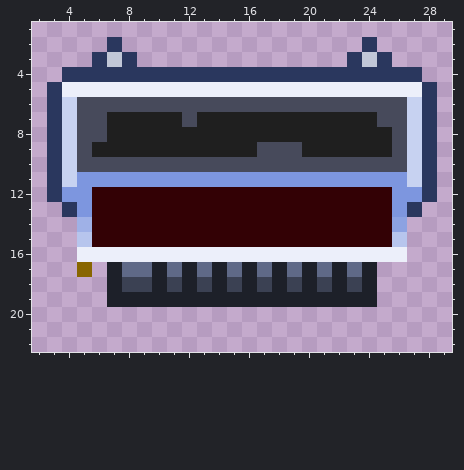
Pixel-art sprite, stored at Resources/Textures/Structures/Wallmounts/air_monitors.rsi/alarm_bitem.png. The picture above is the old version.
The file is 32x32 pixels. Pixels under 10% opacity are left out. Colours within 5 levels of each other are drawn and written as one. Shown: x 2..29, y 1..22.
And afterwards:
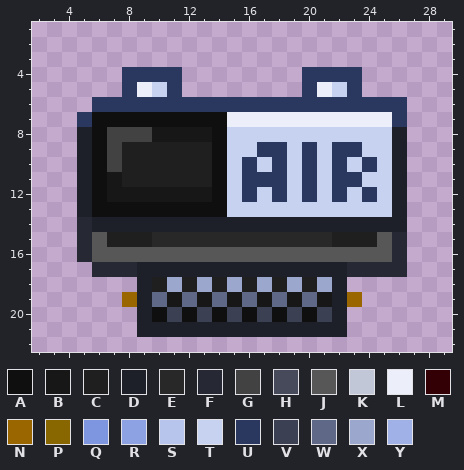
Palette (. is transparent): A #0f0f0f  B #171717  C #1f1f1f  D #1d2029  E #282828  F #262933  G #424242  H #474a5b  J #565756  K #c1c7d7  L #eceffa  M #330105  N #996600  P #886600  Q #7d96df  R #8ca2e2  S #b7c5ed  T #c7d2f1  U #2a375e  V #3b4153  W #5f6987  X #9ba7cc  Y #9fb1e7
Change:
@@ x 2..29 @@
  1 ............................
- 2 .....U................U.....
- 3 ....UKU..............UKU....
- 4 ..UUUUUUUUUUUUUUUUUUUUUUUU..
- 5 .ULLLLLLLLLLLLLLLLLLLLLLLLU.
- 6 .UTHHHHHHHHHHHHHHHHHHHHHHTU.
- 7 .UTHHCCCCCHCCCCCCCCCCCCHHTU.
- 8 .UTHHCCCCCCCCCCCCCCCCCCCHTU.
- 9 .UTHCCCCCCCCCCCHHHCCCCCCHTU.
-10 .UTHHHHHHHHHHHHHHHHHHHHHHTU.
-11 .UTQQQQQQQQQQQQQQQQQQQQQQTU.
-12 .UQQMMMMMMMMMMMMMMMMMMMMQQU.
-13 ..UQMMMMMMMMMMMMMMMMMMMMQU..
-14 ...YMMMMMMMMMMMMMMMMMMMMR...
-15 ...SMMMMMMMMMMMMMMMMMMMMS...
-16 ...LLLLLLLLLLLLLLLLLLLLLL...
-17 ...P.DWWDWDWDWDWDWDWDWD.....
-18 .....DVVDVDVDVDVDVDVDVD.....
-19 .....DDDDDDDDDDDDDDDDDD.....
-20 ............................
-21 ............................
+ 2 ............................
+ 3 ............................
+ 4 ......UUUU........UUUU......
+ 5 ......ULTU........ULTU......
+ 6 ....UUUUUUUUUUUUUUUUUUUUU...
+ 7 ...UAAAAAAAAALLLLLLLLLLLU...
+ 8 ...DAGGGBBBBATTTTTTTTTTTD...
+ 9 ...DAGCCCCCCATTUUTUTUUTTD...
+10 ...DAGCCCCCCATUTUTUTUTUTD...
+11 ...DABCCCCCCATUUUTUTUUTTD...
+12 ...DABBBBBBBATUTUTUTUTUTD...
+13 ...DAAAAAAAAATTTTTTTTTTTD...
+14 ...FDDDDDDDDDDDDDDDDDDDDD...
+15 ...FJCCCEEEEEEEEEEEECCCJF...
+16 ...FJJJJJJJJJJJJJJJJJJJJF...
+17 ....FFFDDDDDDDDDDDDDDFFFF...
+18 .......DCXCXCXCXCXCXD.......
+19 ......NDWBWBWBWBWBWBDN......
+20 .......DAVAVAVAVAVAVD.......
+21 .......DDDDDDDDDDDDDD.......
 22 ............................
Boxes around the changes in both pictures, in picture pixels (x1, y1, x2, y2):
changed: (47, 37, 437, 337)
